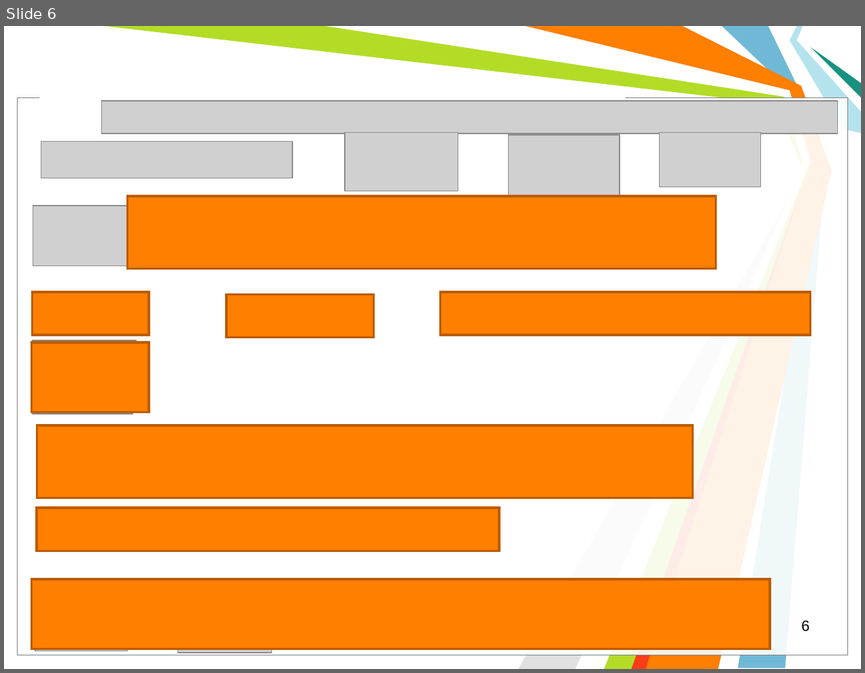
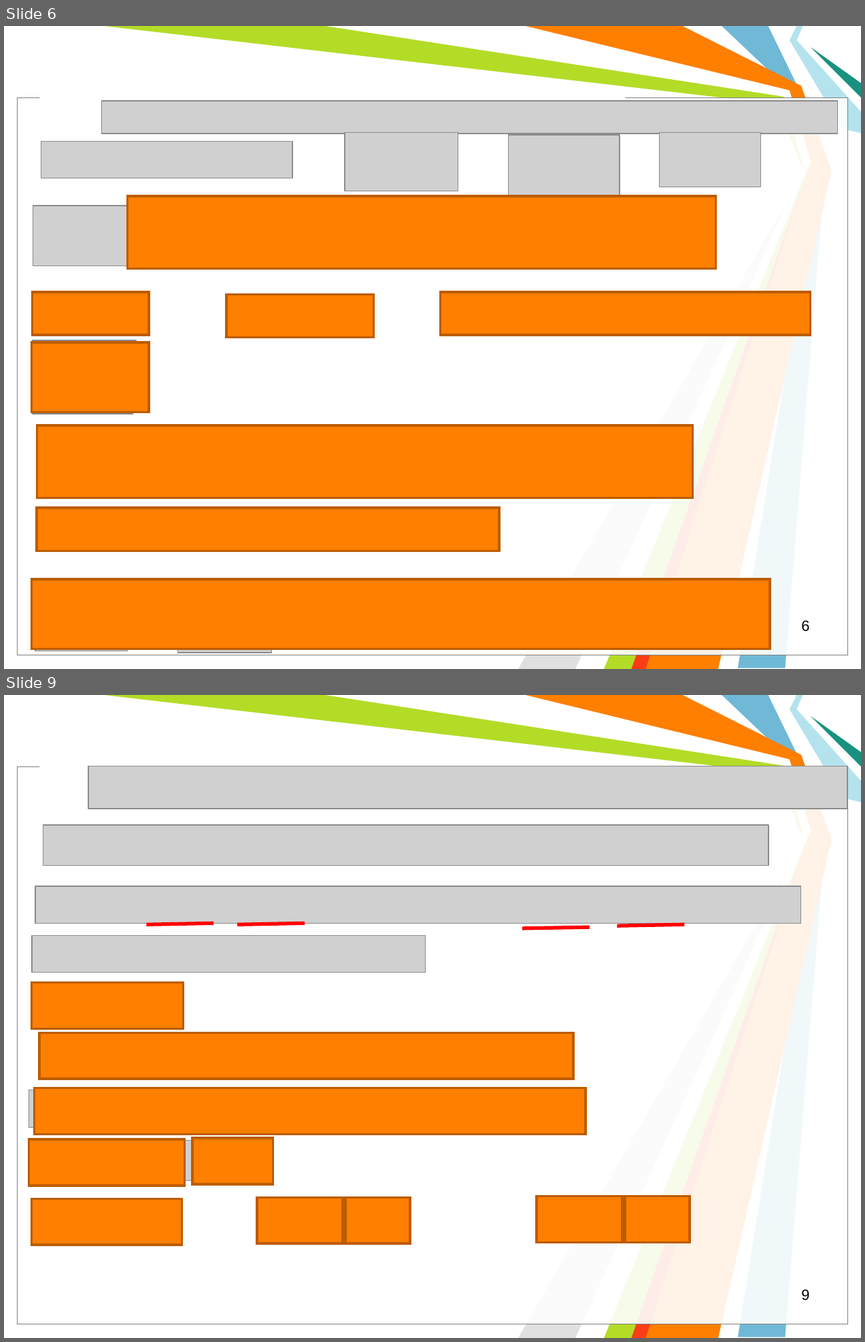
Before and after one commit to l432/NMK, a slide deck: Lecture/Chem/Lessons10/Less00_10sN.ppt. Shown one above the other, each under a label of ours: slide 6 before the commit, slides 6 and 9 after it; the slides between them are not shown. The pictures are 865x673 and 865x1342 pixels, drawn with LibreOffice and Linux fonts; fonts in the diff are those of the drawing; grey boxes stand for pictures; background and template pictures are left out. Boxes give left, top, right and bottom in pixels: in the first picture for what was removed or moved away, otherwise in the second. Text is boxed around its words. In the diff, an @@ line names an element or a change of style, - is before the commit and + after.

```diff
--- a/Lecture/Chem/Lessons10/Less00_10sN.ppt
+++ b/Lecture/Chem/Lessons10/Less00_10sN.ppt
@@ slide 9 added at (4,695,861,1338), background #FFFFFF; not listed: 11 template elements that a slide beside it also shows @@
@@ picture added at (88,766,847,808) @@
@@ picture added at (43,826,768,866) @@
@@ picture added at (35,886,800,923) @@
@@ picture added at (33,935,426,972) @@
@@ line added from (146, 925) to (214, 923), #FF0000 3 pt @@
@@ line added from (237, 925) to (305, 923), #FF0000 3 pt @@
@@ line added from (522, 928) to (589, 927), #FF0000 3 pt @@
@@ line added from (617, 926) to (684, 925), #FF0000 3 pt @@
@@ rectangle added at (31,982,183,1028), fill #FF7F00, outline #BC5C00 2.01 pt @@
@@ picture added at (38,1034,571,1071) @@
@@ rectangle added at (39,1032,573,1079), fill #FF7F00, outline #BC5C00 2.01 pt @@
@@ picture added at (29,1090,585,1127) @@
@@ rectangle added at (34,1088,585,1134), fill #FF7F00, outline #BC5C00 2.01 pt @@
@@ rectangle added at (29,1139,185,1185), fill #FF7F00, outline #BC5C00 2.01 pt @@
@@ picture added at (31,1140,254,1180) @@
@@ rectangle added at (192,1138,273,1184), fill #FF7F00, outline #BC5C00 2.01 pt @@
@@ rectangle added at (31,1199,181,1245), fill #FF7F00, outline #BC5C00 2.01 pt @@
@@ picture added at (33,1202,166,1242) @@
@@ rectangle added at (257,1197,343,1243), fill #FF7F00, outline #BC5C00 2.01 pt @@
@@ picture added at (261,1200,409,1241) @@
@@ rectangle added at (345,1197,409,1243), fill #FF7F00, outline #BC5C00 2.01 pt @@
@@ rectangle added at (537,1196,623,1242), fill #FF7F00, outline #BC5C00 2.01 pt @@
@@ picture added at (541,1197,689,1238) @@
@@ rectangle added at (626,1196,689,1242), fill #FF7F00, outline #BC5C00 2.01 pt @@
@@ page number added at (801,1289,809,1300), 12.5 pt, text #000000 @@
+9
```
Also in this commit, not shown: 8 other slides added, 4 slides removed, 1 other file.
